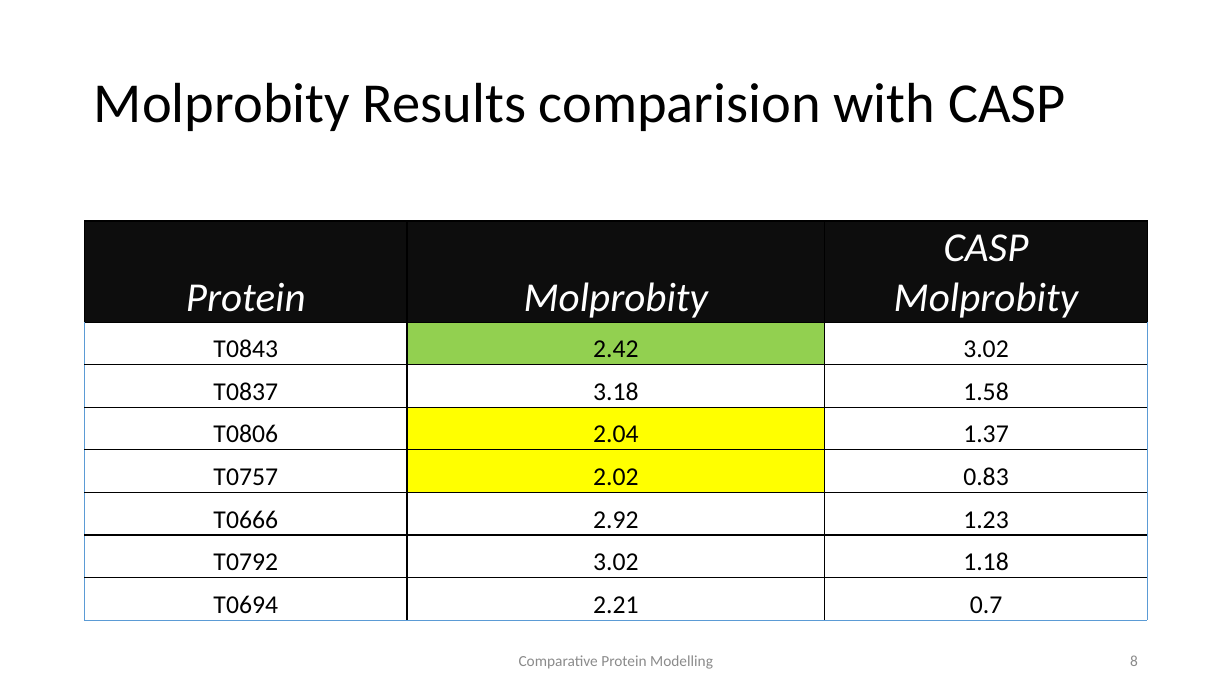
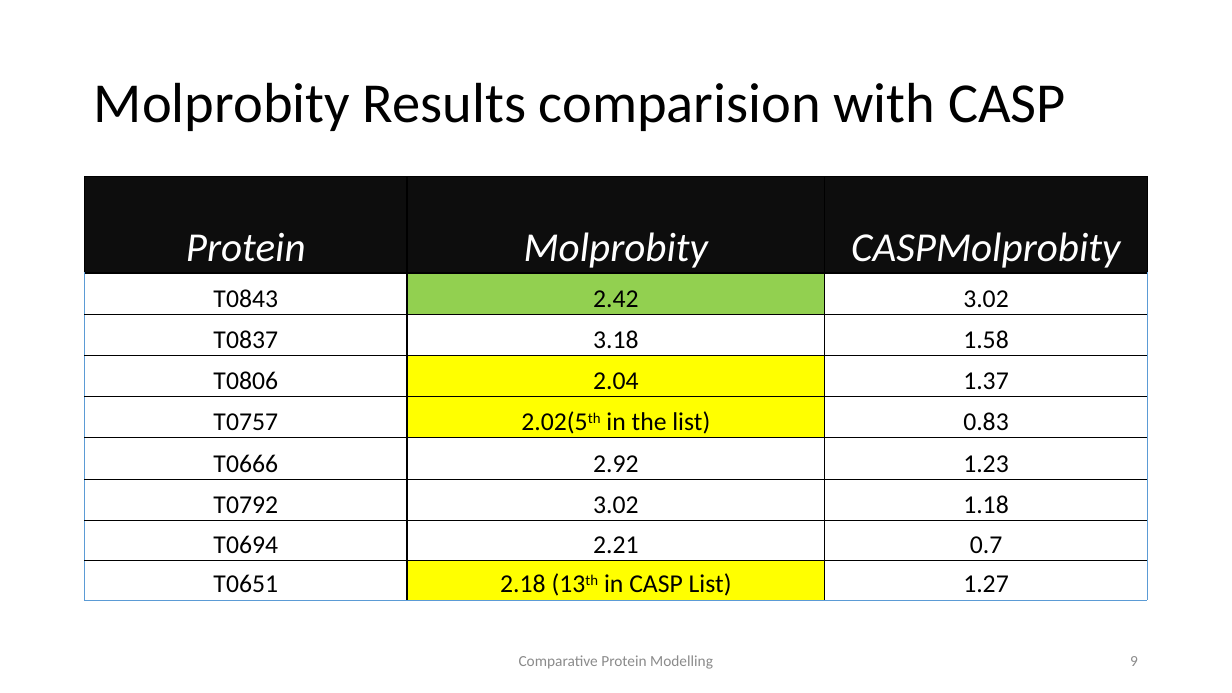
Before and after one commit to SaiManikanta23/Comparative-Protein-Modelling, a slide deck: slide 9 of ComparativeProteinSequence.pptx (slide 8 before the commit). Drawn at 1232x693 pixels with LibreOffice and Linux fonts; fonts in the diff are those of the drawing. Boxes give left, top, right and bottom in pixels: in the first picture for what was removed or moved away, otherwise in the second. Text is boxed around its words. In the diff, an @@ line names an element or a change of style, - is before the commit and + after.

```diff
--- a/ComparativeProteinSequence.pptx
+++ b/ComparativeProteinSequence.pptx
@@ table at <box>85,177,1148,600</box> @@
-row 1, column 3: CASP / Molprobity
+row 1, column 3: CASPMolprobity
-row 5, column 2: 2.02
+row 5, column 2: 2.02(5th in the list)
+row 9: T0651 | 2.18 (13th in CASP List) | 1.27
@@ table: place and size @@
-table at <box>85,221,1148,618</box>
+table at <box>85,177,1148,600</box>
@@ page number at <box>1130,656,1138,666</box>: text changed @@
-8
+9
```
Also in this commit, not shown: 5 other slides changed, 1 slide added.
